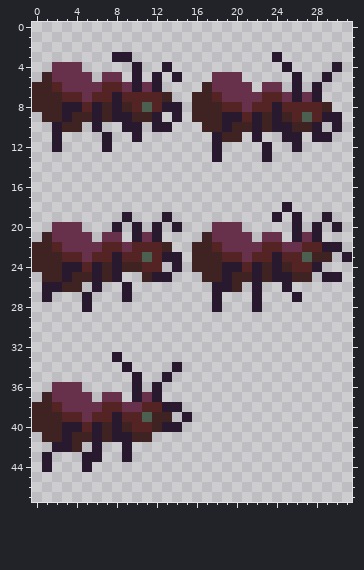
One commit to this pixel-art sprite: assets/sprites/Ant.png. This is how it looked before the edit.
The file is 32x48 pixels.
After:
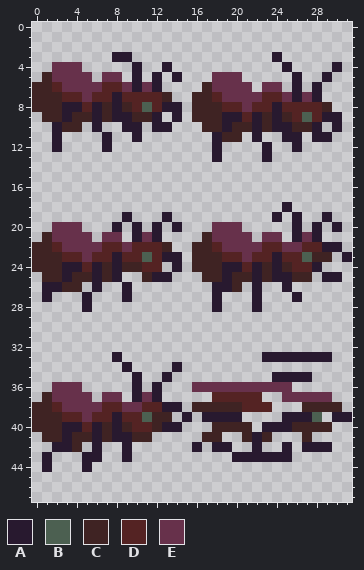
Palette (. is transparent): A #28192f  B #4c6051  C #3f2323  D #542323  E #67314b
What changed:
@@ x 14..31 @@
 32 ..................
-33 ..................
+33 .........AAAAAAA..
 34 A.................
-35 ..................
-36 ..................
-37 ..................
-38 A.................
-39 .A................
-40 A.................
-41 ..................
-42 ..................
-43 ..................
+35 ..........AAAA....
+36 ..EEEEEEEEEE......
+37 ....DDDDD..EEEEE..
+38 A.CCCCCDDD...CCCC.
+39 .A.AAAA....AAAB.AA
+40 A...CCCC.AAACCCC..
+41 ...CC..CAC...C....
+42 ..A.AA..A..A.AAA..
+43 ......AAAAAA......
 44 ..................
